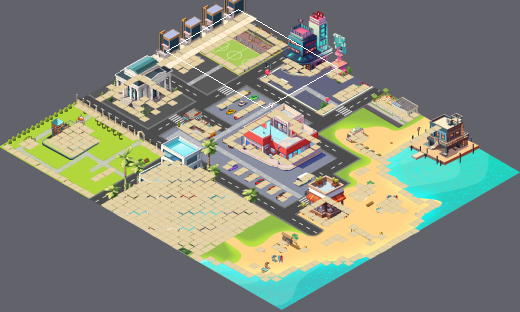
An edit to a level. Tiled map, CityMap.tmx. The picture above shows the old version from afar; the outline marks the close-up.
Close-up. Before the edit:
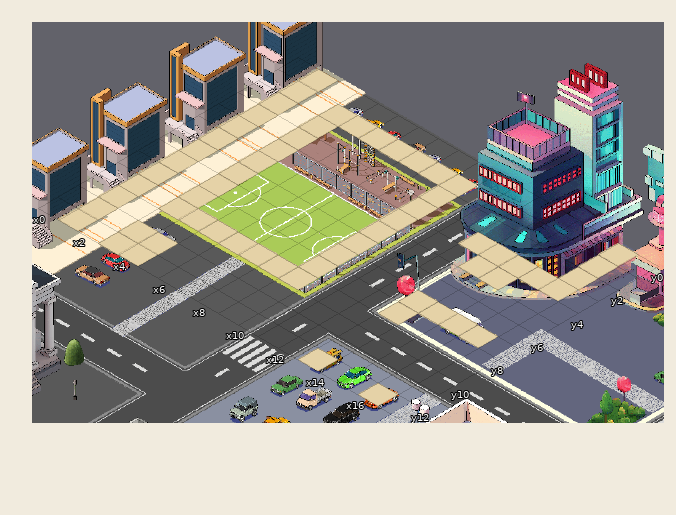
Cells are 55x32 px. Isometric: x runs down to the right, y down to the left. Shown: x 0..17, y 0..12. The commit also changed other parts of the map, which this record leaves out.
The same view after the edit:
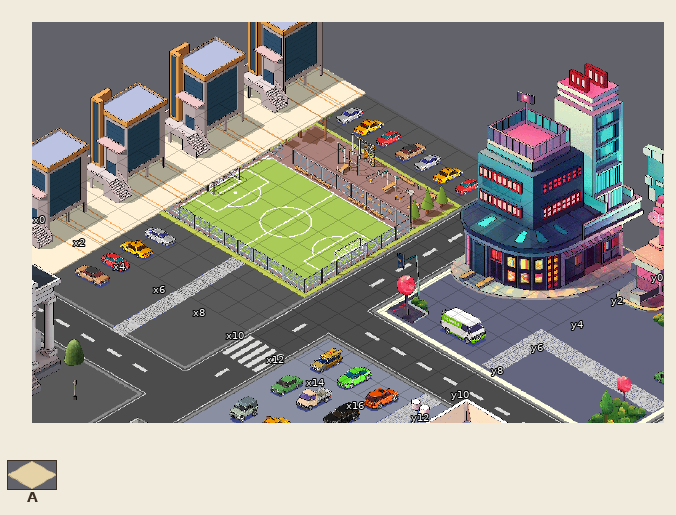
Key: from "floor": A 0.
_ is an empty cell.
Tiles replaced or removed in this view: A.
Edits made:
Changed rows in their new state; . is an unchanged cell.
Layer "layer" (now hidden):
first column x 1:
 0 _.............._
 1 _._______......_
 2 _._....._......_
 3 _._....._.._____
 4 _._....._...__..
 5 _._....._.......
 6 _._....._.......
 7 _._....._...____
 8 _._....._..._...
 9 _._______.......
10 _...............
11 _.__............
12 _.__........_.._
